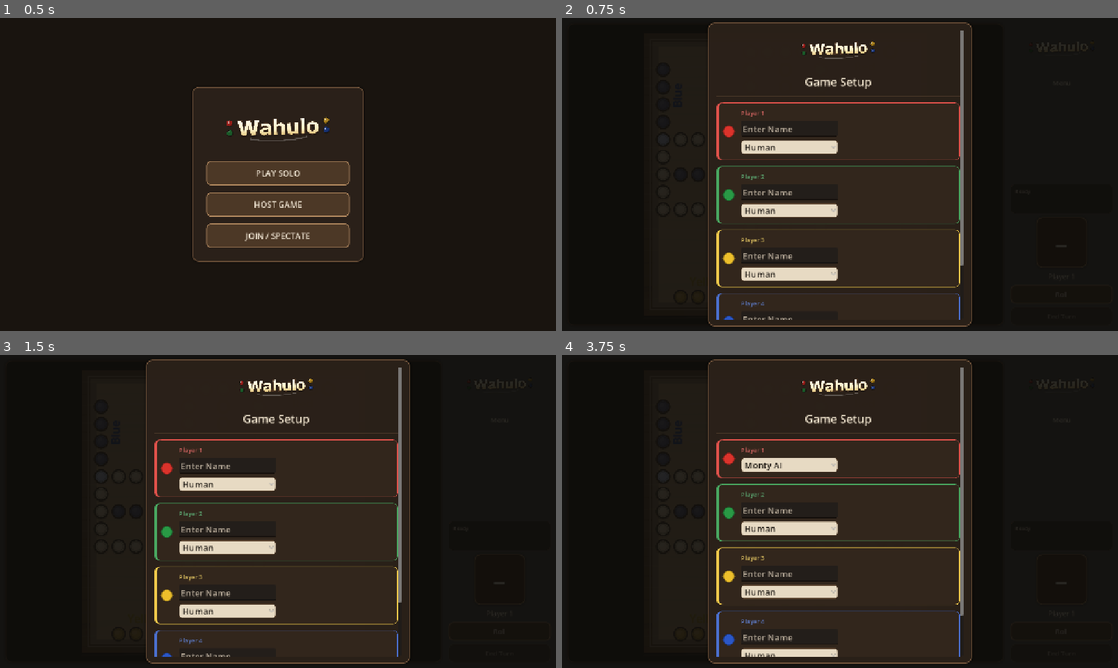
Above: before the commit, frames 1-4 (two rows, left to right).
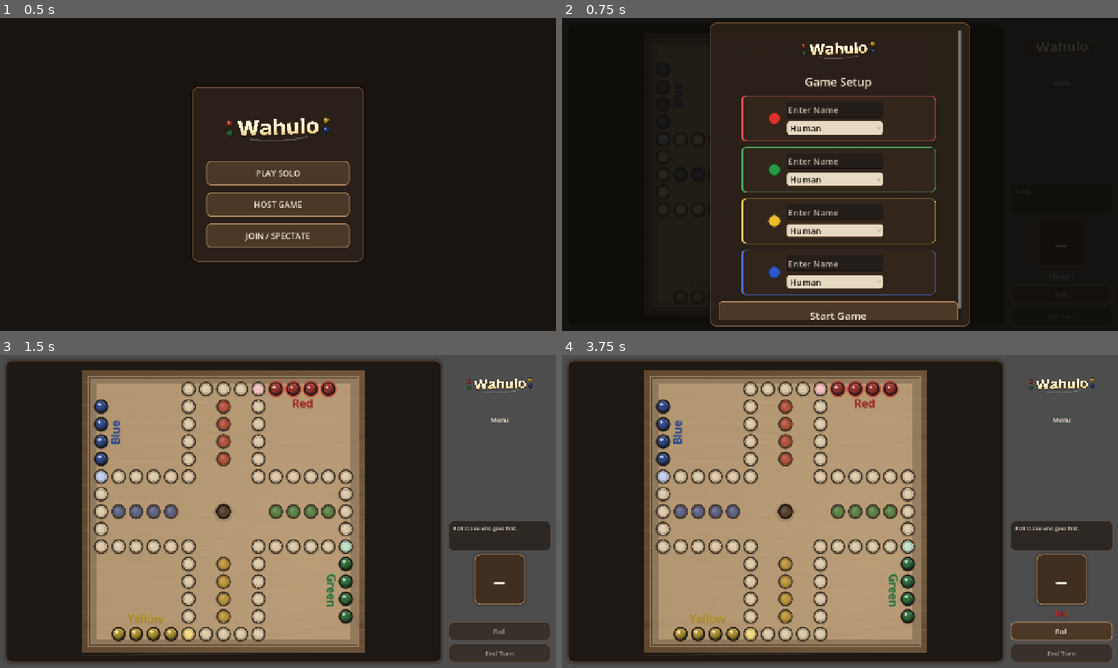
Above: after the commit, the same moments.

Repository: ItsTheMcCoy/wahoo-app
Game: Godot game, scene res://scenes/HomeScreen.tscn
The game is run twice, just before and just after one commit, with the same random seed, the same clock (stepped at 60 frames per second) and the same inputs.
Inputs (mouse positions are in pixels of both pictures, inside the frame that each line leads up to):
- Up to frame 1 (0.5 s): no input
- Up to frame 2 (0.75 s): click "PLAY SOLO" at 0.5 s
- Up to frame 3 (1.5 s): click (278, 652) at 1.25 s, where only the run after the commit has a clickable "Start Game"
- Up to frame 4 (3.75 s): click (1062, 630) at 2 s, where only the run before the commit has a clickable "Roll"; click (789, 483) at 2.75 s, where only the run before the commit has a clickable "Human"; click (789, 545) at 3.5 s, where only the run before the commit has a clickable "Human"

Frame 1 is identical in both runs. In frame 2, 12% of the frame differs, in the area x 26-74%, y 1-99%; in frame 3, 70%; in frame 4, 71%, in the area x 0-100%, y 0-100%.

Commit message:
Revert "Improve Game Setup screen layout and visual hierarchy"
This reverts commit f41959067e291ef1dfe735b13e3242c6b316f5a4.

Diff:
--- a/godot/scripts/main.gd
+++ b/godot/scripts/main.gd
@@ -99,7 +99,6 @@
 var _awaiting_human_starting_roll := false
 var _is_multiplayer := false
 var _compact_layout := false
-var _seat_player_labels: Array = []
 var _mp_role := ""     # "host" | "player" | "spectator"
 var _mp_my_seat := -1
 var _mp_waiting_for_opening_roll := false
@@ -511,36 +510,6 @@
 
 	_side_panel.self_modulate = Color(1.0, 1.0, 1.0, 0.98)
 
-	var sep_node := HSeparator.new()
-	var sep_sfb := StyleBoxFlat.new()
-	sep_sfb.bg_color = Color(0.46, 0.34, 0.24, 0.45)
-	sep_sfb.content_margin_top = 1
-	sep_sfb.content_margin_bottom = 1
-	sep_node.add_theme_stylebox_override("separator", sep_sfb)
-	sep_node.add_theme_constant_override("separation", 2)
-	var setup_vbox := $SetupOverlay/SetupPanel/SetupScroll/SetupContent as VBoxContainer
-	setup_vbox.add_child(sep_node)
-	if setup_title_label != null:
-		setup_vbox.move_child(sep_node, setup_title_label.get_index() + 1)
-
-	var player_label_rcs := [
-		$SetupOverlay/SetupPanel/SetupScroll/SetupContent/PlayerCard0/PlayerCard0Inner/Seat0RightCol,
-		$SetupOverlay/SetupPanel/SetupScroll/SetupContent/PlayerCard1/PlayerCard1Inner/Seat1RightCol,
-		$SetupOverlay/SetupPanel/SetupScroll/SetupContent/PlayerCard2/PlayerCard2Inner/Seat2RightCol,
-		$SetupOverlay/SetupPanel/SetupScroll/SetupContent/PlayerCard3/PlayerCard3Inner/Seat3RightCol,
-	]
-	_seat_player_labels = []
-	for i in range(4):
-		var plbl := Label.new()
-		plbl.text = "Player %d" % (i + 1)
-		plbl.add_theme_color_override("font_color", PLAYER_COLORS[i].lerp(Color.WHITE, 0.30))
-		plbl.add_theme_font_size_override("font_size", 13)
-		plbl.add_theme_constant_override("outline_size", 1)
-		plbl.add_theme_color_override("font_outline_color", Color(0.06, 0.04, 0.03, 0.80))
-		player_label_rcs[i].add_child(plbl)
-		player_label_rcs[i].move_child(plbl, 0)
-		_seat_player_labels.append(plbl)
-
 func _populate_dropdowns() -> void:
 	var opts := [_seat_option_0, _seat_option_1, _seat_option_2, _seat_option_3]
 	for opt in opts:
@@ -761,7 +730,8 @@
 		setup_title.add_theme_font_size_override("font_size", roundi(26.0 * ui_scale))
 
 	var card_pad      := roundi(14.0 * ui_scale)
-	var card_w        := roundi(panel_w - 2.0 * hpad)
+	var card_w        := roundi((panel_w - 2.0 * hpad) * 0.80)
+	# name_w derives from the full panel interior so card narrowing doesn't affect field widths
 	var name_interior_w := roundi(panel_w) - 2 * hpad - 2 * 14
 
 	var dot_size      := roundi(28.0 * ui_scale)
@@ -808,11 +778,9 @@
 			cs.content_margin_right  = card_pad
 			cs.content_margin_top    = card_pad
 			cs.content_margin_bottom = card_pad
-		card_inners[i].alignment = BoxContainer.ALIGNMENT_BEGIN
-		right_cols[i].size_flags_horizontal = Control.SIZE_EXPAND_FILL
-		right_spacers[i].custom_minimum_size = Vector2.ZERO
-		if i < _seat_player_labels.size():
-			_seat_player_labels[i].add_theme_font_size_override("font_size", roundi(14.0 * ui_scale))
+		# Mirror the dot+gap weight on the right so ALIGNMENT_CENTER places the
+		# name/picker column — not the dot+column group — at the card's center.
+		right_spacers[i].custom_minimum_size = Vector2(dot_size + header_sep, 0)
 
 	for opt in _seat_options():
 		opt.custom_minimum_size = Vector2(name_w, option_height)
Not shown, changed: godot/build/web/index.html
Not shown, changed: godot/build/web/index.pck
